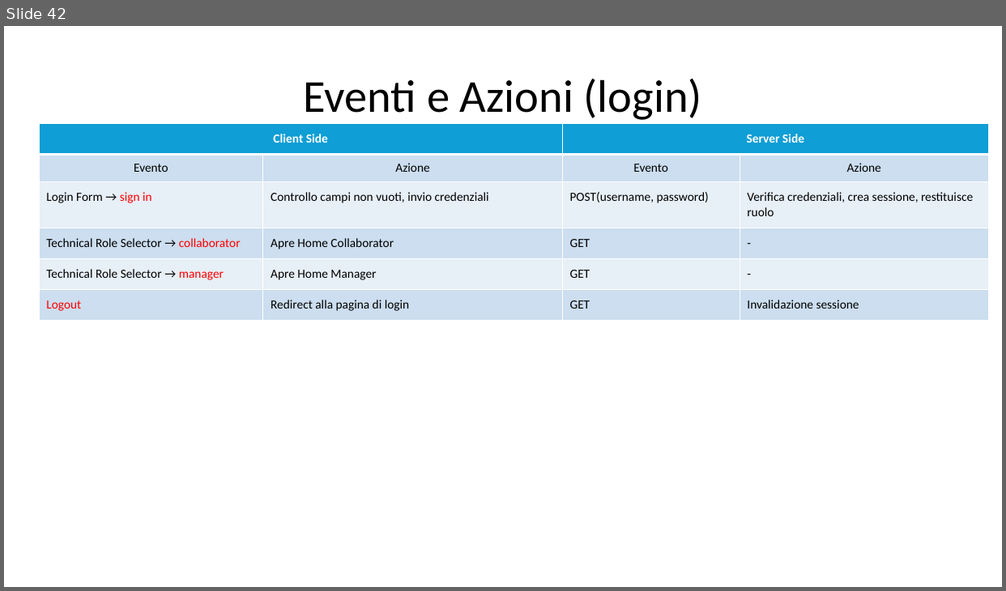
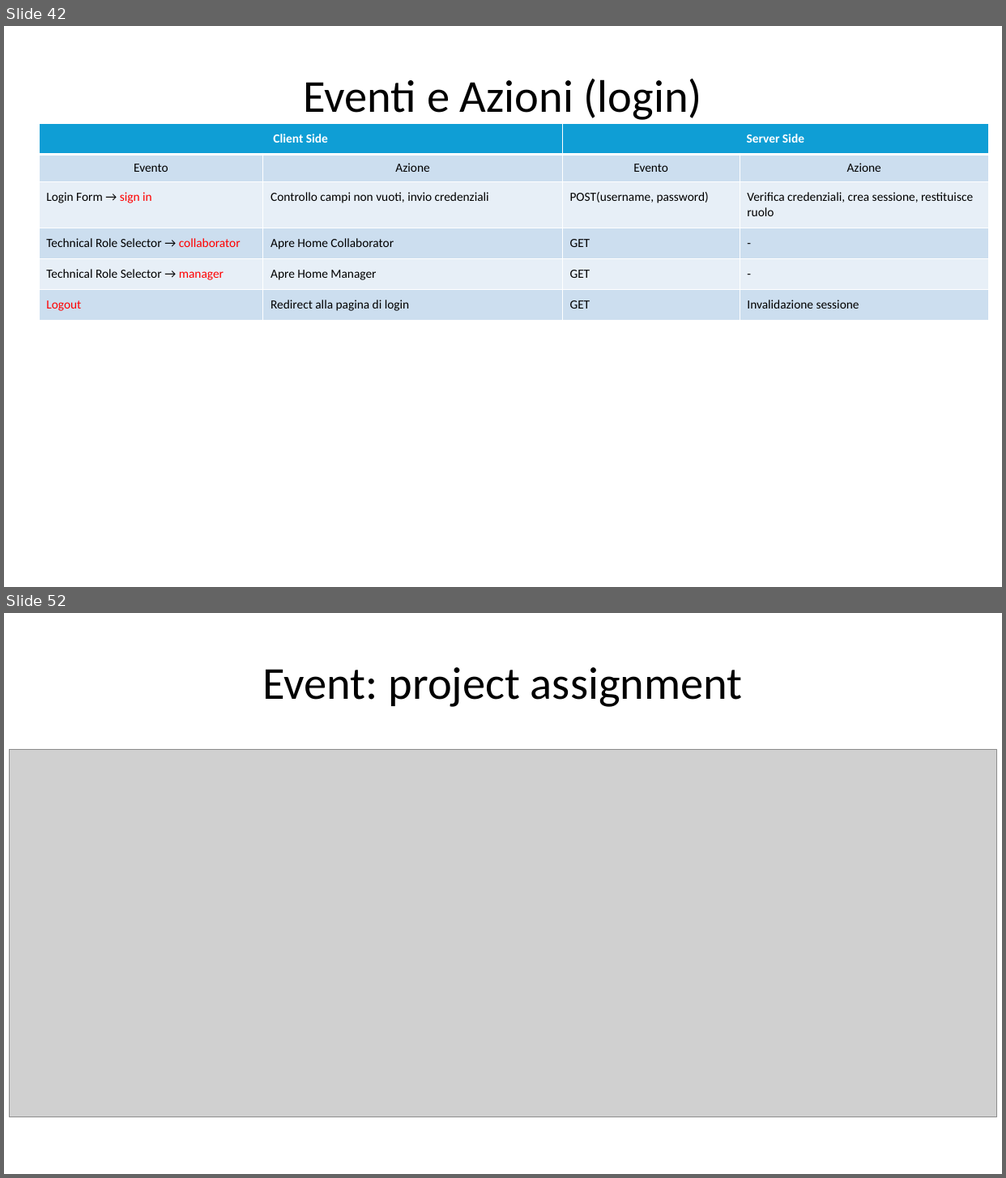
Before and after one commit to gilbertobrambilla/tiw-2026-html, a slide deck: docs/TIW_documentazione.pptx. Shown one above the other, each under a label of ours: slide 42 before the commit, slides 42 and 52 after it; the slides between them are not shown. The pictures are 1006x591 and 1006x1178 pixels, drawn with LibreOffice and Linux fonts; fonts in the diff are those of the drawing; grey boxes stand for pictures. Boxes give left, top, right and bottom in pixels: in the first picture for what was removed or moved away, otherwise in the second. Text is boxed around its words. In the diff, an @@ line names an element or a change of style, - is before the commit and + after.

```diff
--- a/docs/TIW_documentazione.pptx
+++ b/docs/TIW_documentazione.pptx
@@ slide 52 added at <box>4,613,1002,1174</box>, background #FFFFFF @@
@@ text added at <box>263,667,742,707</box>, 44 pt, text #000000 @@
+Event: project assignment
@@ picture added at <box>9,749,997,1117</box> @@
```
Also in this commit, not shown: 12 slides changed, 3 other slides added.
